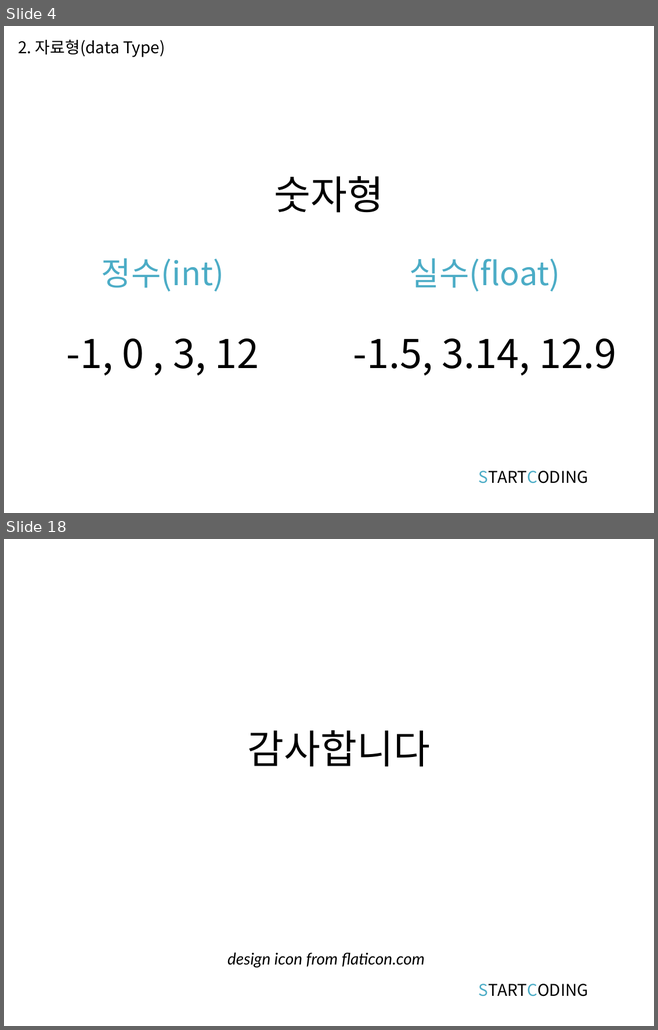
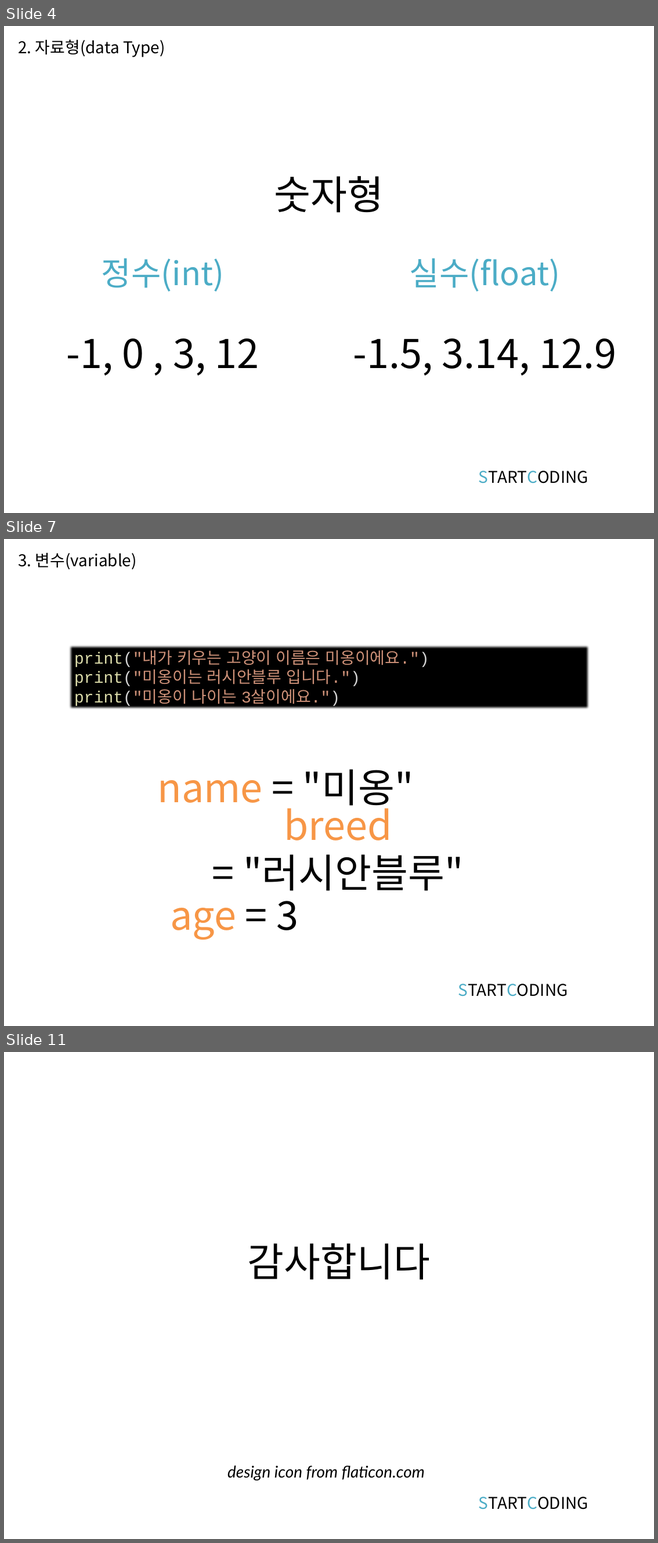
Before and after one commit to kwonkijun/python, a slide deck: 파이썬기초(PPT)/파이썬 기초 2강_자료형과 변수.pptx. Shown one above the other, each under a label of ours: slides 4 and 18 before the commit, slides 4, 7 and 11 after it; the slides between them are not shown. The pictures are 658x1030 and 658x1543 pixels, drawn with LibreOffice and Linux fonts; fonts in the diff are those of the drawing. Boxes give left, top, right and bottom in pixels: in the first picture for what was removed or moved away, otherwise in the second. Text is boxed around its words. In the diff, an @@ line names an element or a change of style, - is before the commit and + after.

```diff
--- a/파이썬기초(PPT)/파이썬 기초 2강_자료형과 변수.pptx
+++ b/파이썬기초(PPT)/파이썬 기초 2강_자료형과 변수.pptx
@@ slide 7 added at [4, 539, 654, 1026], background #FFFFFF @@
@@ text added at [18, 553, 137, 570], 18 pt, text #000000 @@
+3. 변수(variable)
@@ rectangle added at [68, 644, 589, 710], fill #000000, 18 pt, text #CE9178 @@
+print("내가 키우는 고양이 이름은 미옹이에요.")
+print("미옹이는 러시안블루 입니다.")
+print("미옹이 나이는 3살이에요.")
@@ text added at [157, 769, 413, 812], 44 pt, text #000000 @@
+name = "미옹"
@@ text added at [243, 799, 463, 891], 44 pt, text #000000 @@
+breed = "러시안블루"
@@ text added at [170, 889, 298, 940], 44 pt, text #F79646 @@
+age = 3
@@ text added at [458, 984, 568, 997], 18 pt, text #000000 @@
+STARTCODING
@@ what was slide 18 is now slide 11 @@
```
Also in this commit, not shown: 2 slides changed, 3 other slides added, 11 slides removed, 2 other files.
